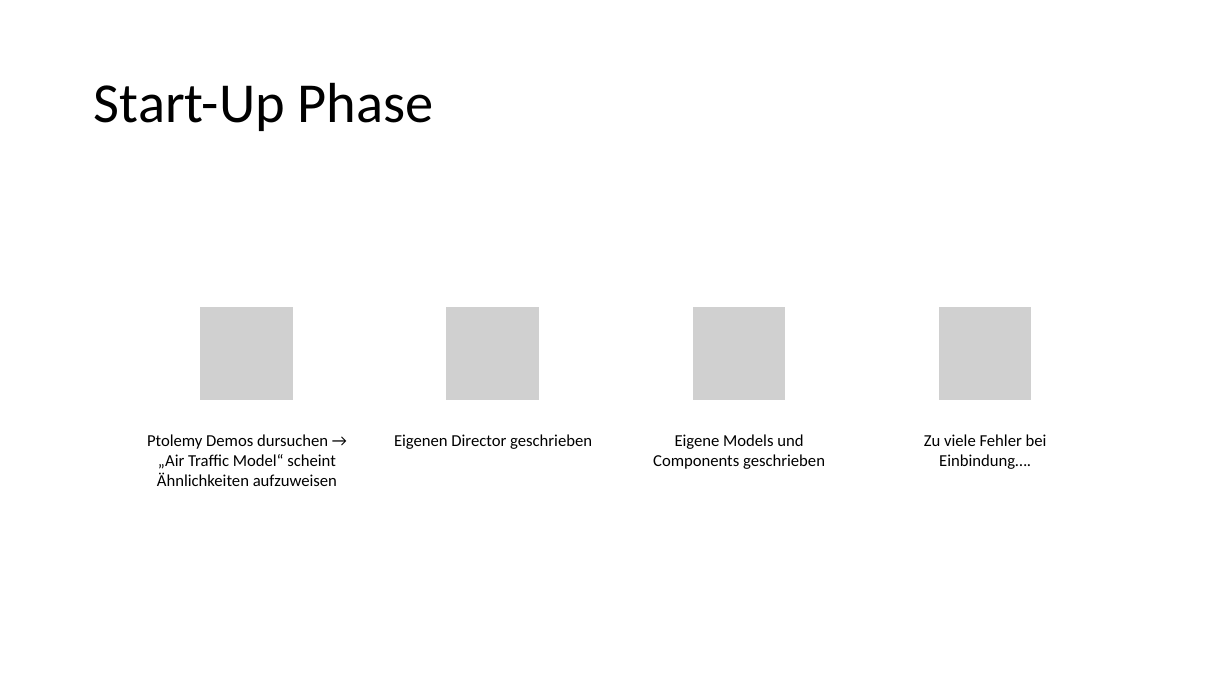
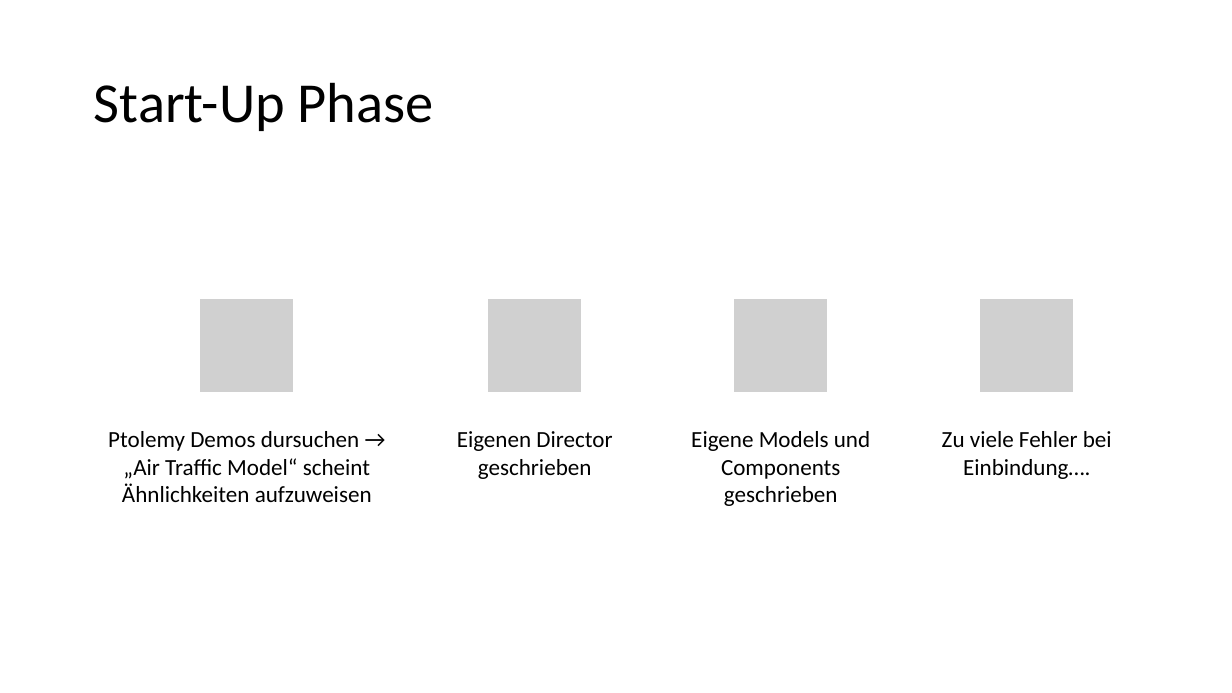
Before and after one commit to code-drey/car_simulation, a slide deck: slide 4 of Presentation/Traffic-flow-modeling-and-analysis.pptx. Drawn at 1232x693 pixels with LibreOffice and Linux fonts; fonts in the diff are those of the drawing; grey boxes stand for pictures. Boxes give left, top, right and bottom in pixels: in the first picture for what was removed or moved away, otherwise in the second. Text is boxed around its words. In the diff, an @@ line names an element or a change of style, - is before the commit and + after.

```diff
--- a/Presentation/Traffic-flow-modeling-and-analysis.pptx
+++ b/Presentation/Traffic-flow-modeling-and-analysis.pptx
@@ picture: place and size @@
-picture at (200,306,294,400)
+picture at (200,299,294,393)
@@ picture: place and size @@
-picture at (446,306,541,400)
+picture at (488,299,582,393)
@@ picture: place and size @@
-picture at (692,306,787,400)
+picture at (734,299,828,393)
@@ picture added at (980,299,1074,393) @@
@@ picture removed at (938,306,1032,400) @@
@@ size 13 to 18 pt; more space between paragraphs in 4 elements at (457,431,612,479), (942,431,1112,479), (691,431,870,506), (108,431,372,502) @@
@@ text "Ptolemy Demos dursuchen → „Air ...": place and size @@
-text "Ptolemy Demos dursuchen → „Air ..." at (147,434,337,486)
+text "Ptolemy Demos dursuchen → „Air ..." at (108,431,372,502)
@@ text "Eigenen Director geschrieben": place and size @@
-text "Eigenen Director geschrieben" at (394,434,592,449)
+text "Eigenen Director geschrieben" at (457,431,612,479)
@@ text "Eigene Models und Components geschrieben": place and size @@
-text "Eigene Models und Components geschrieben" at (653,434,825,469)
+text "Eigene Models und Components geschrieben" at (691,431,870,506)
@@ text "Zu viele Fehler bei Einbindung….": place and size @@
-text "Zu viele Fehler bei Einbindung…." at (924,434,1047,469)
+text "Zu viele Fehler bei Einbindung…." at (942,431,1112,479)
```
Also in this commit, not shown: 1 other slide changed.
